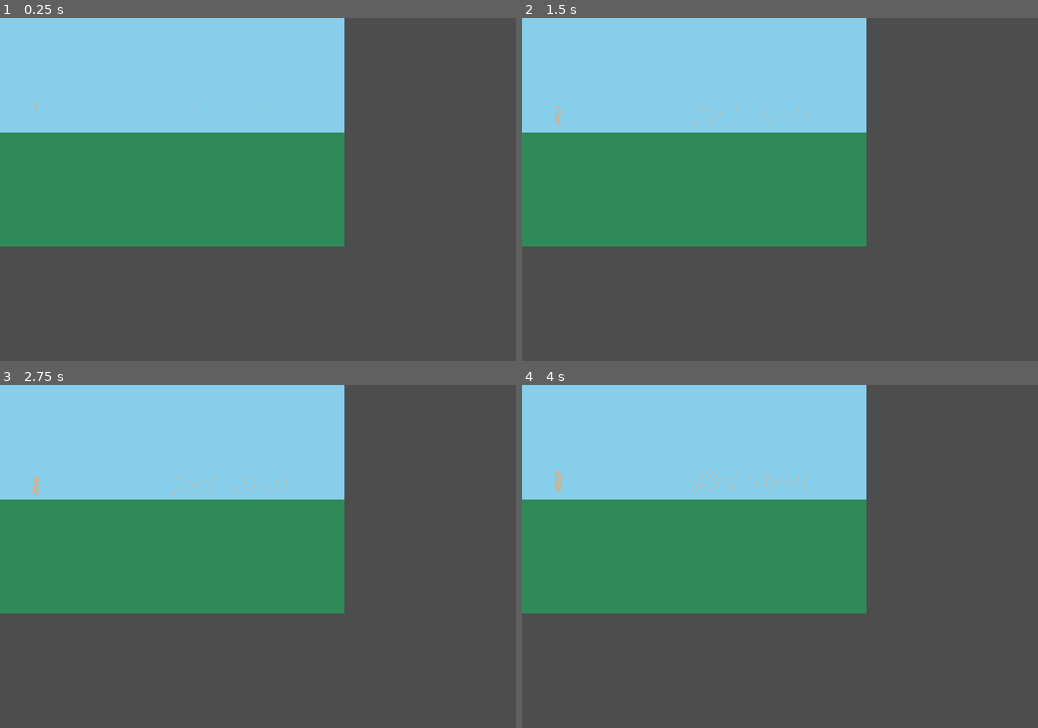
Above: before the commit, frames 1-4 (two rows, left to right).
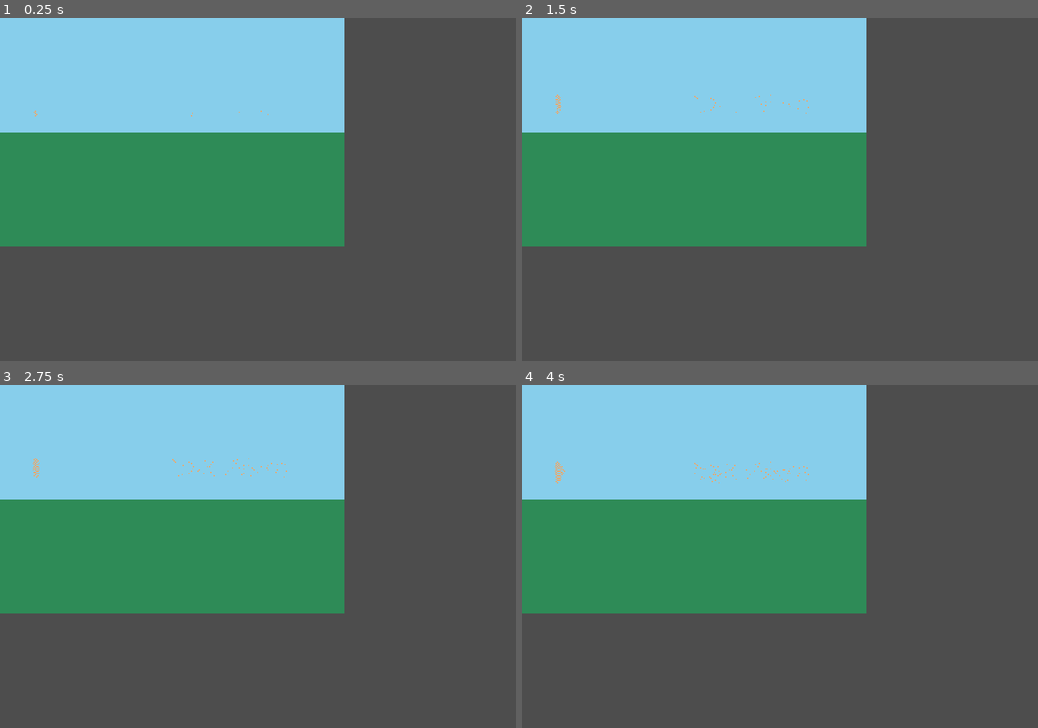
Above: after the commit, the same moments.

Repository: evhpwd/Feed-the-Dragons
Game: Godot game, scene res://Main.tscn
Same seed, same stepped clock (60 frames per second), same inputs: the game is played once before the commit and once after it.
Inputs (mouse positions are in pixels of both pictures, inside the frame that each line leads up to):
- Up to frame 1 (0.25 s): no input
- Up to frame 2 (1.5 s): tap Enter at 0.5 s; move the mouse to (893, 172) at 0.52 s; hold G (swap_gravity) 0.53-1.28 s; click (893, 172) at 0.67 s; tap Space at 1.25 s; move the mouse to (676, 206) at 1.27 s; tap G (swap_gravity) at 1.35 s; click (676, 206) at 1.42 s
- Up to frame 3 (2.75 s): move the mouse to (309, 481) at 2.02 s; hold G (swap_gravity) from 2.03 s (still down); click (309, 481) at 2.17 s
- Up to frame 4 (4 s): move the mouse to (754, 625) at 2.77 s; release G (swap_gravity) at 2.78 s; tap G (swap_gravity) at 2.85 s; click (754, 625) at 2.92 s; move the mouse to (934, 607) at 3.52 s; hold G (swap_gravity) from 3.53 s (still down); click (934, 607) at 3.67 s

The runs differ from the first frame. In frame 1, less than 0.1% of the frame differs, in the area x 6-52%, y 24-29%; in frame 2, less than 0.1%; in frame 3, 0.1%; in frame 4, 0.2%, in the area x 6-56%, y 22-32%.

Commit message:
Refactor movement checking

Diff:
--- a/Main.gd
+++ b/Main.gd
@@ -5,25 +5,28 @@
 const height = 200
 const width = 300
 var spawn = 0
-# To get a color code
-# - print("%X" % Color.COLOR_NAME)
-# - Flip the bytes of the result (AB CD EF GH -> GH EF CD AB)
-# - Put that into the below format
-const AIR   := 0
-const SAND  := 1
-const GRASS := 2
-const RESERVED:= -1
+
+enum CellType {
+	AIR,
+	SAND,
+	GRASS,
+	RESERVED,
+}
 
 @onready var image = Image.create(width, height, false, Image.FORMAT_RGB8)
 @onready var grid_sprite = $GridTex
-var gravity_down = false
+var gravity_dir := Vector2i.DOWN
+
+## Gets the value of a cell on the [member grid]
+func get_cell(pos: Vector2i) -> CellType:
+	return grid[pos.y * width + pos.x] as CellType
 
 func _ready():
 	grid.resize(width * height)
-	grid.fill(AIR)
+	grid.fill(CellType.AIR)
 
 	for i in range(width * (height / 2), width * height):
-		grid[i] = GRASS
+		grid[i] = CellType.GRASS
 
 	grid_sprite.texture = ImageTexture.create_from_image(image)
 	grid_sprite.size = get_viewport().size
@@ -35,18 +38,18 @@
 		for row in range(0, height):
 			for col in range(0, width):
 				var cell = grid[(row * width) + col]
-				if cell == SAND:
+				if cell == CellType.SAND:
 					image.set_pixel(col, row, Color.SANDY_BROWN)
-				elif cell == GRASS:
+				elif cell == CellType.GRASS:
 					image.set_pixel(col, row, Color.SEA_GREEN)
-				elif cell == AIR:
+				elif cell == CellType.AIR:
 					image.set_pixel(col, row, Color.SKY_BLUE)
 		grid_sprite.texture.update(image)
 		changed = false
 
 func _input(event):
 	if event is InputEventKey and event.is_action_pressed("swap_gravity"):
-		gravity_down = !gravity_down
+		gravity_dir = Vector2i(0, -gravity_dir.y)
 	if event is InputEventMouseMotion and Input.is_mouse_button_pressed(MOUSE_BUTTON_LEFT):
 		var viewport = get_viewport()
 		if (
@@ -65,8 +68,8 @@
 			position.x *= viewport_to_grid.x
 			position.y *= viewport_to_grid.y
 
-			if grid[(position.y * width) + position.x] == AIR:
-				grid[(position.y * width) + position.x] = GRASS
+			if grid[(position.y * width) + position.x] == CellType.AIR:
+				grid[(position.y * width) + position.x] = CellType.GRASS
 
 func bresenhams_line(point1, point2):
 	var points = []
@@ -96,25 +99,25 @@
 
 	var new_grid := PackedByteArray()
 	new_grid.resize(width * height)
-	new_grid.fill(AIR)
+	new_grid.fill(CellType.AIR)
 
 	for row in range(height):
 		for col in range(width):
 			var cell = grid[(row * width) + col]
-			if cell == SAND:
+			if cell == CellType.SAND:
 				if not move_cell(row, col, new_grid):
-					new_grid[(row * width) + col] = SAND
-			elif cell == GRASS:
-				new_grid[(row * width) + col] = GRASS
-			elif cell == AIR: pass
+					new_grid[(row * width) + col] = CellType.SAND
+			elif cell == CellType.GRASS:
+				new_grid[(row * width) + col] = CellType.GRASS
+			elif cell == CellType.AIR: pass
 
 	grid = new_grid
 
 func move_cell(row, col, new_grid):
 	var current = (row * width) + col
-	var below = ((row + (1 if gravity_down else -1)) * width) + col
+	var below = ((row + gravity_dir.y) * width) + col
 
-	if grid[below] == AIR:
+	if can_move(Vector2i(col, row), gravity_dir):
 		new_grid[below] = grid[current]
 		return true
 
@@ -123,14 +126,31 @@
 	if col + 1 >= width or col - 1 < 0:
 		return false
 
-	var left_right = (randi_range(0, 1) * 2) - 1
-	if grid[below + left_right] == AIR and (grid[current + left_right] == AIR or grid[below] == SAND):
-		grid[below + left_right] = RESERVED
-		new_grid[below + left_right] = grid[current]
+	var dir = 1 if randi_range(0, 1) == 1 else -1
+	if can_move(Vector2i(col, row), Vector2i(dir, gravity_dir.y)):
+		grid[below + dir] = CellType.RESERVED
+		new_grid[below + dir] = grid[current]
 		return true
-	elif grid[below - left_right] == AIR and (grid[current - left_right] == AIR or grid[below] == SAND):
-		grid[below - left_right] = RESERVED
-		new_grid[below - left_right] = grid[current]
+
+	if can_move(Vector2i(col, row), Vector2i(-dir, gravity_dir.y)):
+		grid[below - dir] = CellType.RESERVED
+		new_grid[below - dir] = grid[current]
 		return true
 
 	return false
+
+# Rules for SAND particle movement
+# - Can move down into AIR
+# - Can move diagonally downward into AIR if:
+#   - Cell on side is AIR or...
+#   - Cell below is SAND
+func can_move(from: Vector2i, dir: Vector2i) -> bool:
+	var new_pos = from + dir
+	if get_cell(new_pos) != CellType.AIR: return false
+	if dir == gravity_dir: return true
+	if dir == Vector2i(1, gravity_dir.y) or dir == Vector2i(-1, gravity_dir.y):
+		var adj_dir = Vector2i(dir.x, 0)
+		var adj = from + adj_dir
+		if get_cell(adj) == CellType.AIR: return true
+		if get_cell(from + gravity_dir) == CellType.SAND: return true
+	return false
